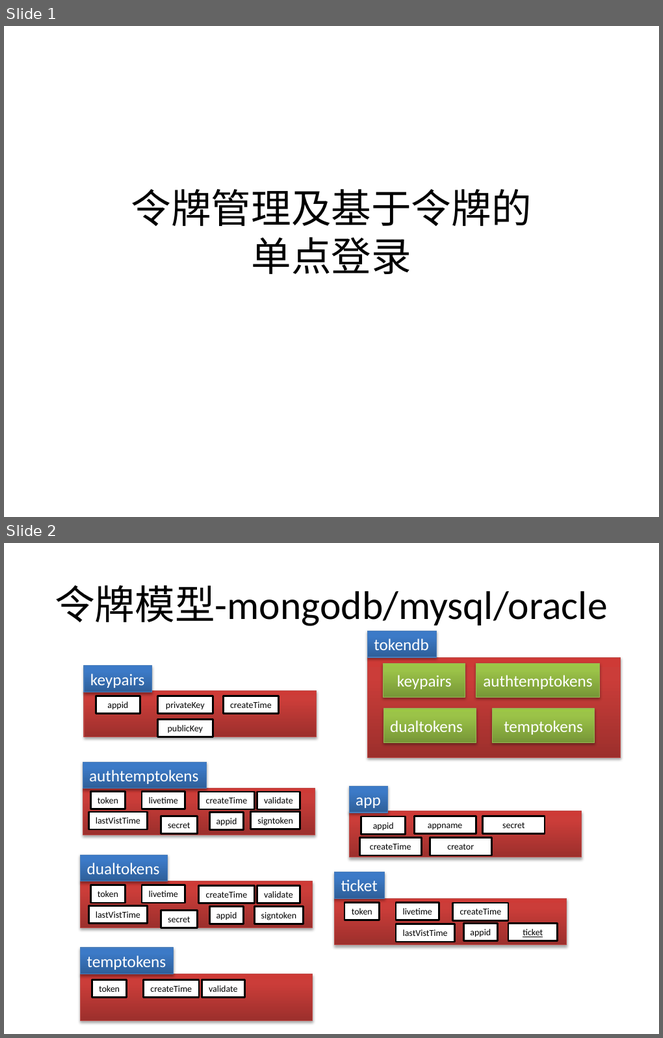
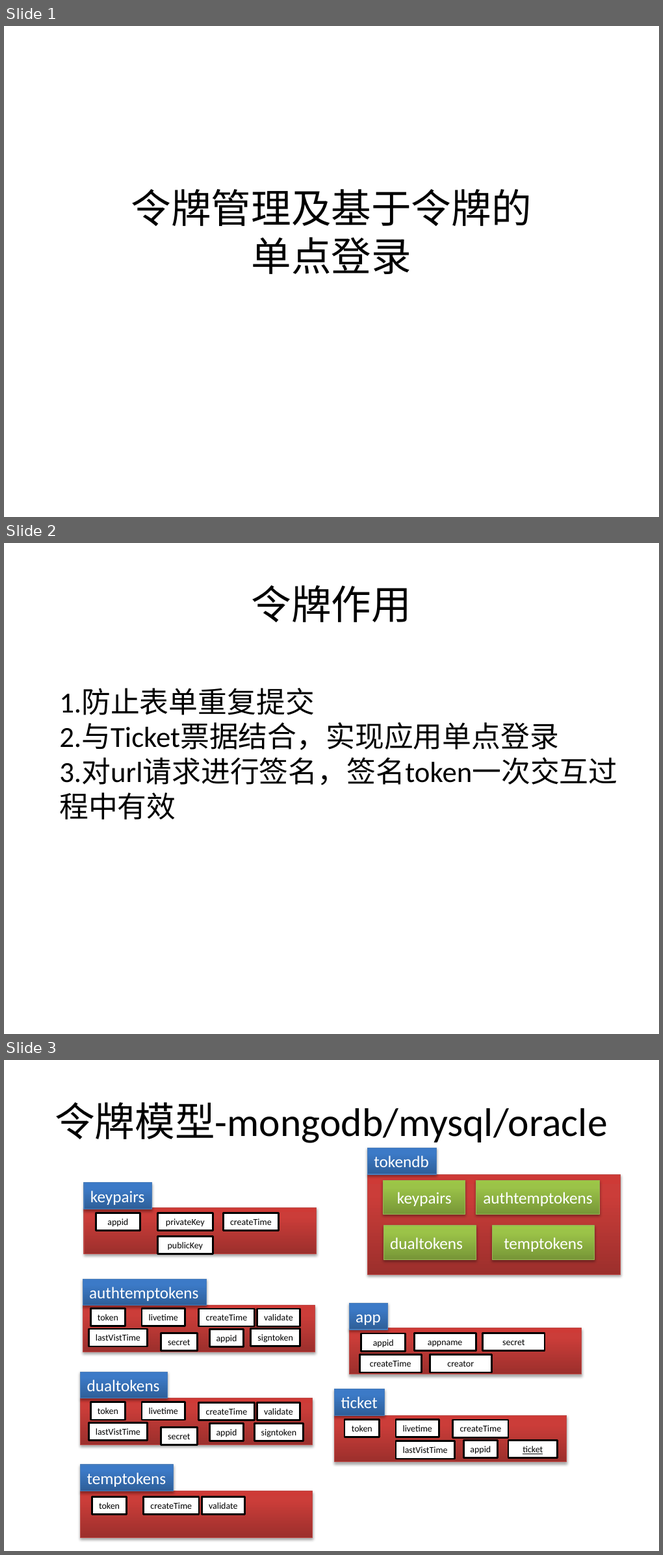
Before and after one commit to bbossgroups/bboss, a slide deck: 文档/令牌管理.pptx. Shown one above the other, each under a label of ours: slides 1 and 2 before the commit, slides 1, 2 and 3 after it. The pictures are 663x1038 and 663x1555 pixels, drawn with LibreOffice and Linux fonts; fonts in the diff are those of the drawing. Boxes give left, top, right and bottom in pixels: in the first picture for what was removed or moved away, otherwise in the second. Text is boxed around its words. In the diff, an @@ line names an element or a change of style, - is before the commit and + after.

```diff
--- a/文档/令牌管理.pptx
+++ b/文档/令牌管理.pptx
@@ slide 2 added at (4,543,659,1034), background #FFFFFF @@
@@ title added at (252,585,412,622), 44 pt, text #000000 @@
+令牌作用
@@ text added at (59,688,618,785), 32 pt, text #000000 @@
+1.防止表单重复提交
+2.与Ticket票据结合，实现应用单点登录
+3.对url请求进行签名，签名token一次交互过程中有效
@@ what was slide 2 is now slide 3 @@
```
Also in this commit, not shown: 20 other files.
